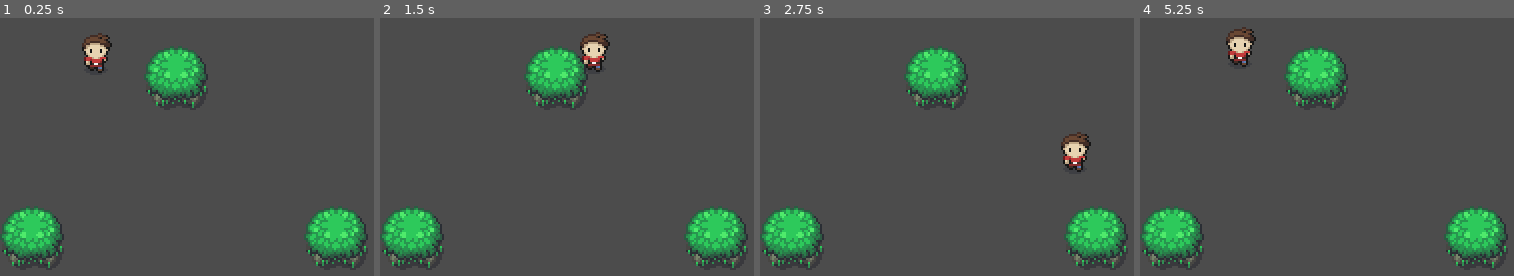
Above: before the commit, frames 1-4 (left to right).
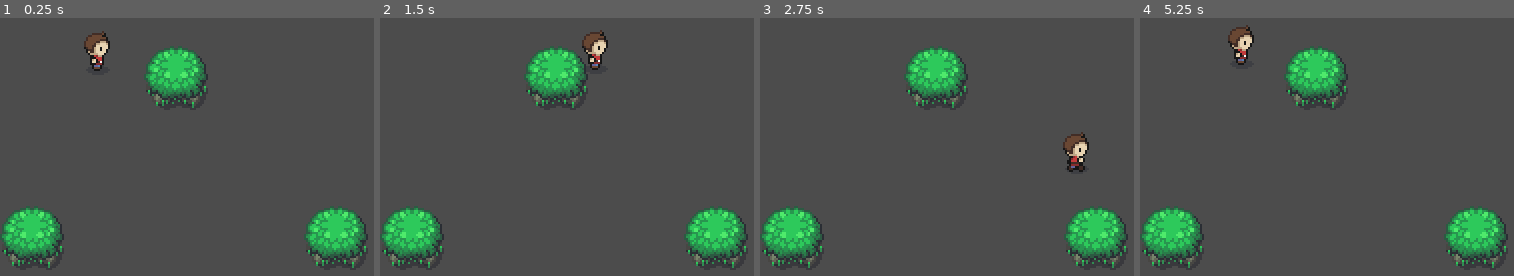
Above: after the commit, the same moments.

Repository: alexanderluna/python
Game: Godot game, scene res://Scenes/World.tscn
Two runs of this game, one before a commit and one after it. Both use one fixed random seed, a clock stepped at 60 frames per second and the inputs below.
Inputs:
- Up to frame 1 (0.25 s): no input
- Up to frame 2 (1.5 s): tap Enter at 0.5 s; hold Right (ui_right) 0.53-1.28 s; hold Down (ui_down) from 1.28 s (still down)
- Up to frame 3 (2.75 s): release Down (ui_down) at 2.03 s; hold Right (ui_right) from 2.03 s (still down)
- Up to frame 4 (5.25 s): release Right (ui_right) at 2.78 s; hold Up (ui_up) 2.78-3.53 s; hold Left (ui_left) 3.53-5.03 s; hold Down (ui_down) from 5.03 s (still down)

The runs differ from the first frame. In frame 1, 0.7% of the frame differs, in the area x 21-30%, y 5-22%; in frame 2, 0.7%; in frame 3, 0.6%; in frame 4, 0.7%.

Commit message:
Add: animation frames for player and change animation in script

Diff:
--- a/games/Zelda RPG/Prefabs/Player.tscn
+++ b/games/Zelda RPG/Prefabs/Player.tscn
@@ -6,6 +6,138 @@
 [sub_resource type="CapsuleShape2D" id=1]
 radius = 3.0
 height = 6.0
+
+[sub_resource type="Animation" id=2]
+resource_name = "IdleDown"
+length = 0.1
+tracks/0/type = "value"
+tracks/0/path = NodePath("Sprite:frame")
+tracks/0/interp = 1
+tracks/0/loop_wrap = true
+tracks/0/imported = false
+tracks/0/enabled = true
+tracks/0/keys = {
+"times": PoolRealArray( 0 ),
+"transitions": PoolRealArray( 1 ),
+"update": 1,
+"values": [ 0 ]
+}
+
+[sub_resource type="Animation" id=3]
+resource_name = "IdleLeft"
+length = 0.1
+tracks/0/type = "value"
+tracks/0/path = NodePath("Sprite:frame")
+tracks/0/interp = 1
+tracks/0/loop_wrap = true
+tracks/0/imported = false
+tracks/0/enabled = true
+tracks/0/keys = {
+"times": PoolRealArray( 0 ),
+"transitions": PoolRealArray( 1 ),
+"update": 1,
+"values": [ 51 ]
+}
+
+[sub_resource type="Animation" id=4]
+resource_name = "IdleRight"
+length = 0.1
+tracks/0/type = "value"
+tracks/0/path = NodePath("Sprite:frame")
+tracks/0/interp = 1
+tracks/0/loop_wrap = true
+tracks/0/imported = false
+tracks/0/enabled = true
+tracks/0/keys = {
+"times": PoolRealArray( 0 ),
+"transitions": PoolRealArray( 1 ),
+"update": 1,
+"values": [ 17 ]
+}
+
+[sub_resource type="Animation" id=5]
+resource_name = "IdleUp"
+length = 0.1
+tracks/0/type = "value"
+tracks/0/path = NodePath("Sprite:frame")
+tracks/0/interp = 1
+tracks/0/loop_wrap = true
+tracks/0/imported = false
+tracks/0/enabled = true
+tracks/0/keys = {
+"times": PoolRealArray( 0 ),
+"transitions": PoolRealArray( 1 ),
+"update": 1,
+"values": [ 34 ]
+}
+
+[sub_resource type="Animation" id=6]
+resource_name = "RunDown"
+length = 0.4
+loop = true
+tracks/0/type = "value"
+tracks/0/path = NodePath("Sprite:frame")
+tracks/0/interp = 1
+tracks/0/loop_wrap = true
+tracks/0/imported = false
+tracks/0/enabled = true
+tracks/0/keys = {
+"times": PoolRealArray( 0, 0.1, 0.2, 0.3 ),
+"transitions": PoolRealArray( 1, 1, 1, 1 ),
+"update": 1,
+"values": [ 1, 2, 3, 0 ]
+}
+
+[sub_resource type="Animation" id=7]
+resource_name = "RunLeft"
+length = 0.4
+loop = true
+tracks/0/type = "value"
+tracks/0/path = NodePath("Sprite:frame")
+tracks/0/interp = 1
+tracks/0/loop_wrap = true
+tracks/0/imported = false
+tracks/0/enabled = true
+tracks/0/keys = {
+"times": PoolRealArray( 0, 0.1, 0.2, 0.3 ),
+"transitions": PoolRealArray( 1, 1, 1, 1 ),
+"update": 1,
+"values": [ 52, 53, 54, 51 ]
+}
+
+[sub_resource type="Animation" id=8]
+resource_name = "RunRight"
+length = 0.4
+loop = true
+tracks/0/type = "value"
+tracks/0/path = NodePath("Sprite:frame")
+tracks/0/interp = 1
+tracks/0/loop_wrap = true
+tracks/0/imported = false
+tracks/0/enabled = true
+tracks/0/keys = {
+"times": PoolRealArray( 0, 0.1, 0.2, 0.3 ),
+"transitions": PoolRealArray( 1, 1, 1, 1 ),
+"update": 1,
+"values": [ 18, 19, 20, 17 ]
+}
+
+[sub_resource type="Animation" id=9]
+resource_name = "RunUp"
+length = 0.4
+loop = true
+tracks/0/type = "value"
+tracks/0/path = NodePath("Sprite:frame")
+tracks/0/interp = 1
+tracks/0/loop_wrap = true
+tracks/0/imported = false
+tracks/0/enabled = true
+tracks/0/keys = {
+"times": PoolRealArray( 0, 0.1, 0.2, 0.3 ),
+"transitions": PoolRealArray( 1, 1, 1, 1 ),
+"update": 1,
+"values": [ 35, 36, 37, 34 ]
+}
 
 [node name="Player" type="KinematicBody2D"]
 script = ExtResource( 1 )
@@ -15,8 +147,19 @@
 texture = ExtResource( 2 )
 vframes = 8
 hframes = 17
-frame = 1
+frame = 18
 
 [node name="CollisionShape2D" type="CollisionShape2D" parent="."]
 rotation = -1.5708
 shape = SubResource( 1 )
+
+[node name="AnimationPlayer" type="AnimationPlayer" parent="."]
+autoplay = "RunRight"
+anims/IdleDown = SubResource( 2 )
+anims/IdleLeft = SubResource( 3 )
+anims/IdleRight = SubResource( 4 )
+anims/IdleUp = SubResource( 5 )
+anims/RunDown = SubResource( 6 )
+anims/RunLeft = SubResource( 7 )
+anims/RunRight = SubResource( 8 )
+anims/RunUp = SubResource( 9 )
--- a/games/Zelda RPG/Scripts/Player.gd
+++ b/games/Zelda RPG/Scripts/Player.gd
@@ -5,6 +5,8 @@
 const FRICTION = 500
 
 var velocity = Vector2.ZERO
+
+onready var animationPlayer = $AnimationPlayer
 
 
 func _physics_process(delta):
@@ -23,6 +25,8 @@
 
 func calculate_velocity(vector, delta):
 	if vector != Vector2.ZERO:
+		animationPlayer.play("RunRight")
 		return velocity.move_toward(vector * MAX_SPEED, ACCELERATION * delta)
 	else:
+		animationPlayer.play("IdleRight")
 		return velocity.move_toward(Vector2.ZERO, FRICTION * delta)
Not shown: 1 places in games/Zelda RPG/Prefabs/Player.tscn that only renumber resources
